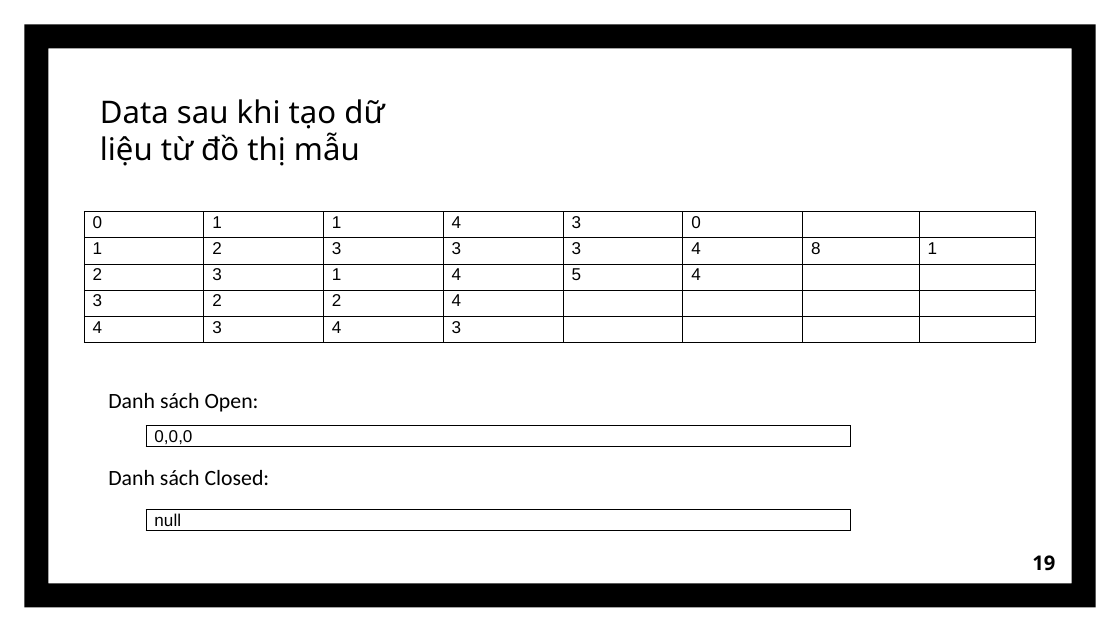
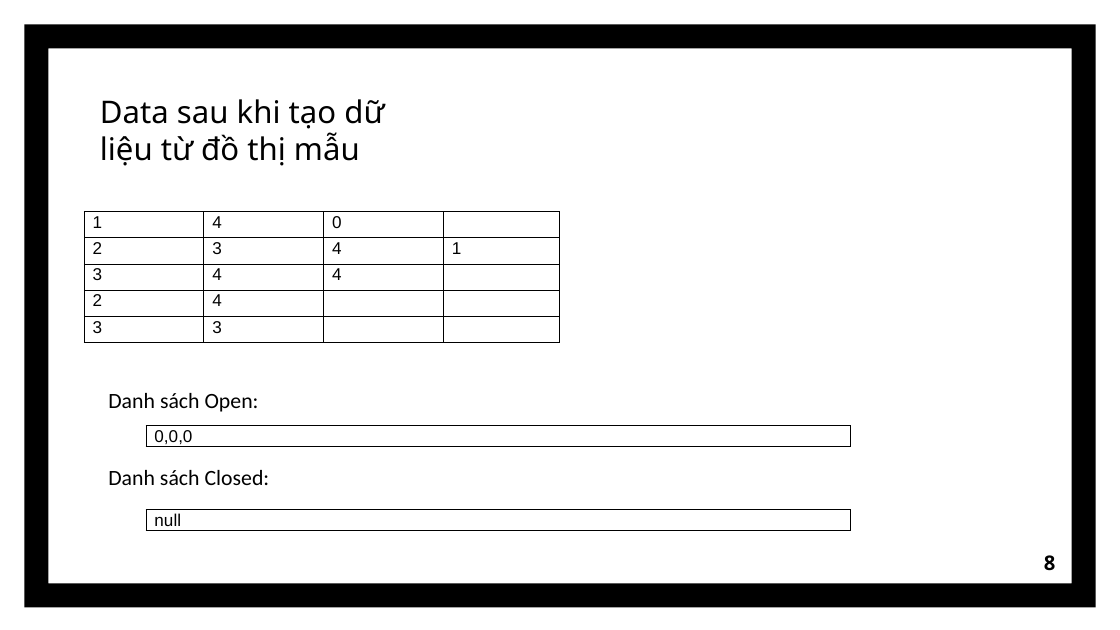
Before and after one commit to baobaote00/ltdt, a slide deck: slide 8 of LTDT.pptx (slide 19 before the commit). Drawn at 1120x630 pixels with LibreOffice and Linux fonts; fonts in the diff are those of the drawing. Boxes give left, top, right and bottom in pixels: in the first picture for what was removed or moved away, otherwise in the second. Text is boxed around its words. In the diff, an @@ line names an element or a change of style, - is before the commit and + after.

```diff
--- a/LTDT.pptx
+++ b/LTDT.pptx
@@ table at box(84, 212, 560, 343) @@
-column 1: 0 | 1 | 2 | 3 | 4
-column 3: 1 | 3 | 1 | 2 | 4
-column 5: 3 | 3 | 5 |  | 
-column 7:  | 8 |  |  | 
@@ table: place and size @@
-table at box(84, 212, 1036, 343)
+table at box(84, 212, 560, 343)
@@ page number at box(1044, 555, 1056, 571): text changed @@
-19
+8
```
Also in this commit, not shown: 1 other slide changed, 2 slides added, 13 slides removed, 1 other file.
